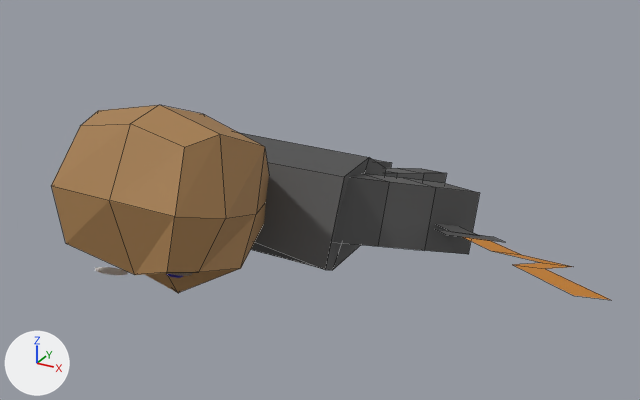
Renders of the OBJ model KingOfKings/Models/swordsman2d.obj from each side of a commit.
Camera for both pictures: a camera (50 mm lens) standing at (4.28, -6.55, 4.89) and looking at (0.42, 0.47, 1.38). Every picture has the same lights, and +X, +Y and +Z are marked at lower left. Mesh edges are drawn as thin lines on the coarser meshes. Where no turn or scale is listed for an object, it has been applied to the vertices.

The scene before the commit, as lines of its bpy script (objects in view):
```python
me_cube = bpy.data.meshes.new('Cube')
me_cube.from_pydata(...)  # 34 vertices, 32 faces; spans x -0.76..0.76, y -2.02..-0.21, z 1.11..2.79
me_cube.materials.append(mat_material_002)  # brown #a87f50
me_cube_002 = bpy.data.meshes.new('Cube.002')
me_cube_002.from_pydata(...)  # 16 vertices, 14 faces; spans x 0.44..1.85, y -0.28..1.41, z 0.83..1.93
# faces by material slot: [10, 4]
me_cube_002.materials.append(mat_material_003)  # dark grey #515151
me_cube_002.materials.append(mat_material_008)  # dark grey #585858
me_cube_005 = bpy.data.meshes.new('Cube.005')
me_cube_005.from_pydata(...)  # 16 vertices, 14 faces; spans x 0.22..0.56, y 1.02..3.62, z -0.01..1.43
# faces by material slot: [10, 4]
me_cube_005.materials.append(mat_material_003)  # dark grey #515151
me_cube_005.materials.append(mat_material_008)  # dark grey #585858
ob_cube = bpy.data.objects.new('Cube', me_cube)
ob_cube.location = (0.0, 0.0, 0.0)
ob_cube_002 = bpy.data.objects.new('Cube.002', me_cube_002)
ob_cube_002.location = (0.0, 0.0, 0.0)
ob_cube_005 = bpy.data.objects.new('Cube.005', me_cube_005)
ob_cube_005.location = (0.0, 0.0, 0.0)
# also in view: 'Cube.001' at (-0.01, 0.58, 1.32); 'Plane.003_Plane.004' at (2.77, -0.57, 1.74)
```
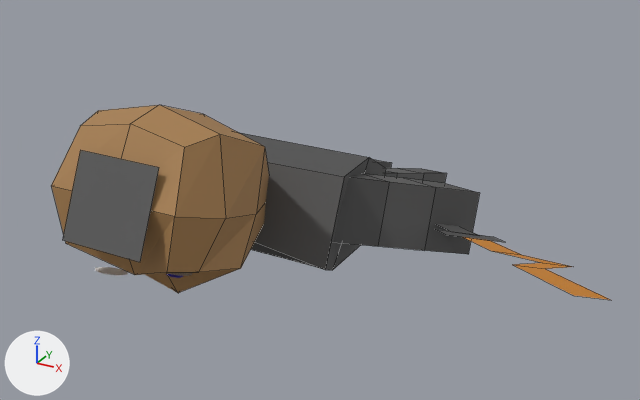
Boxes [x1, y1, x2, y2] around the edits, measured in the pictures (640 x 400 px):
'Plane.004_Plane.001', added
    after: [63, 150, 159, 262]

Patch to the scene script:
```diff
--- a/KingOfKings/Models/swordsman2d.obj.py
+++ b/KingOfKings/Models/swordsman2d.obj.py
@@ me_plane_004_plane_001 @@
+me_plane_004_plane_001.from_pydata([(-0.35, -2.185, 1.899), (0.399, -2.185, 1.899), (-0.35, -1.892, 2.533), (0.399, -1.892, 2.533)], [], [(0, 1, 3, 2)])
+me_plane_004_plane_001.materials.append(mat_material_008)  # dark grey #585858
@@ ob_plane_004_plane_001 @@
+ob_plane_004_plane_001 = bpy.data.objects.new('Plane.004_Plane.001', me_plane_004_plane_001)
+ob_plane_004_plane_001.location = (0.0, 0.0, 0.0)
```
